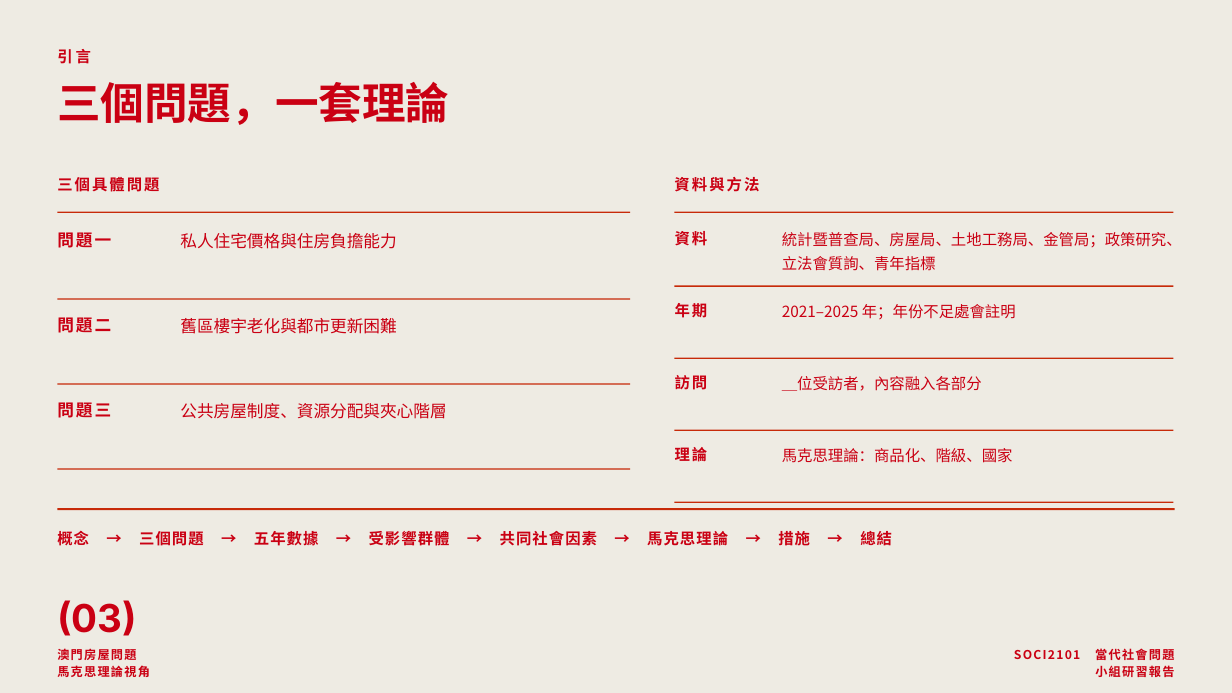
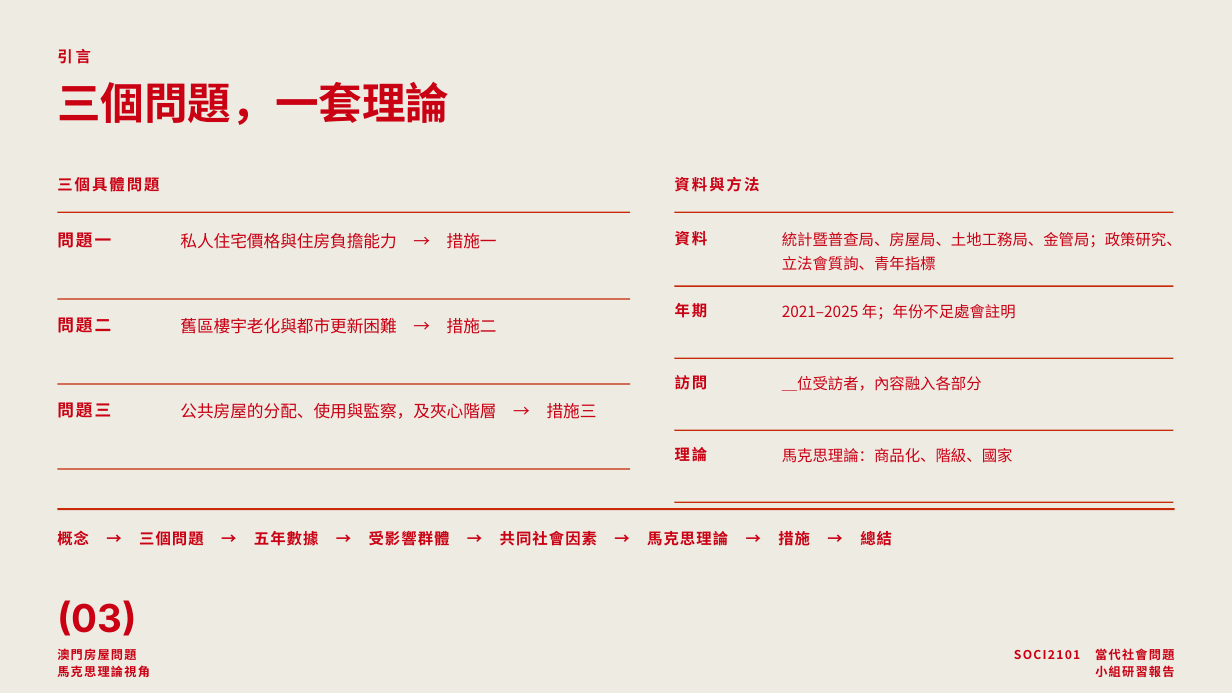
Before and after one commit to lammkiii/-, a slide deck: slide 3 of macau-housing-report/澳門房屋問題-小組研習報告.pptx. Drawn at 1232x693 pixels with LibreOffice and Linux fonts; fonts in the diff are those of the drawing. Boxes give left, top, right and bottom in pixels: in the first picture for what was removed or moved away, otherwise in the second. Text is boxed around its words. In the diff, an @@ line names an element or a change of style, - is before the commit and + after.

```diff
--- a/macau-housing-report/澳門房屋問題-小組研習報告.pptx
+++ b/macau-housing-report/澳門房屋問題-小組研習報告.pptx
@@ text at bbox=[180, 233, 497, 249]: text changed @@
-私人住宅價格與住房負擔能力
+私人住宅價格與住房負擔能力 → 措施一
@@ text at bbox=[180, 318, 497, 334]: text changed @@
-舊區樓宇老化與都市更新困難
+舊區樓宇老化與都市更新困難 → 措施二
@@ text at bbox=[180, 403, 597, 419]: text changed @@
-公共房屋制度、資源分配與夾心階層
+公共房屋的分配、使用與監察，及夾心階層 → 措施三
```
Also in this commit, not shown: 17 other slides changed, 5 slides added, 2 slides removed, 3 other files.
